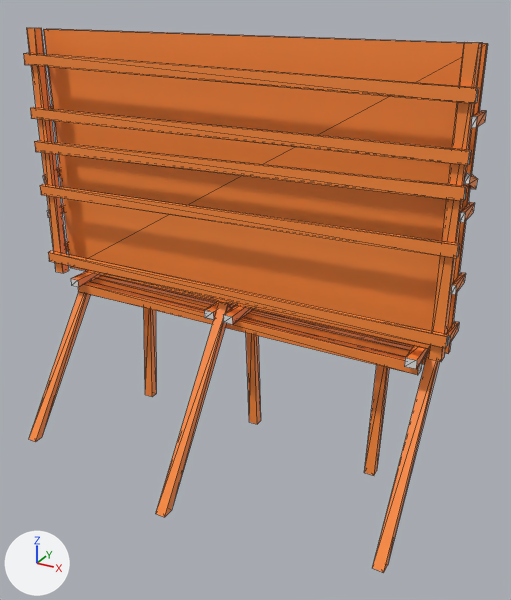
The OBJ model model_test/tableau.obj as it was, and as the next commit left it.
Camera for both pictures: a 50 mm lens placed at (0.0899, -0.1419, 0.1229), pointed at (0.0112, 0.0012, 0.0513). The lights are fixed; the arrows at lower left show +X, +Y and +Z. Mesh edges are drawn as thin lines. Where no turn or scale is listed for an object, it has been applied to the vertices.

Names of what the first picture shows: 'tableau.001'.
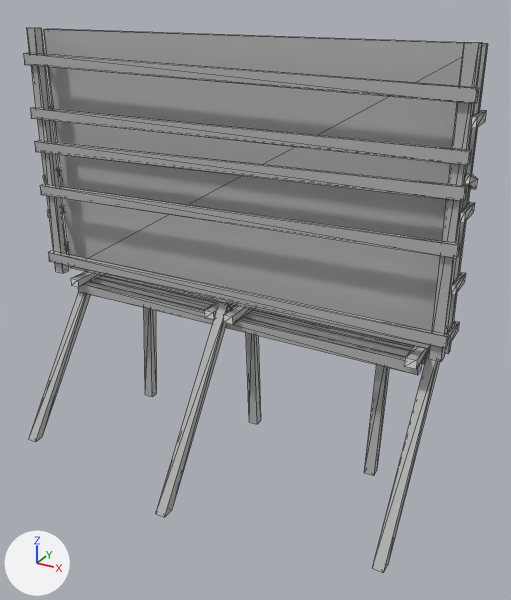
Pixel boxes [x1, y1, x2, y2] of what changed, in the pictures (511 x 600 px):
'tableau.001', recoloured (orange to grey)
    both: [23, 28, 488, 572]

The change in detail:
Material 'mat_24291523' (mat_mat_24291523) changes colour from orange #ff8c3a to grey #b4b4b4; in linear values from (1.0, 0.262, 0.0422) to (0.456, 0.456, 0.456).
